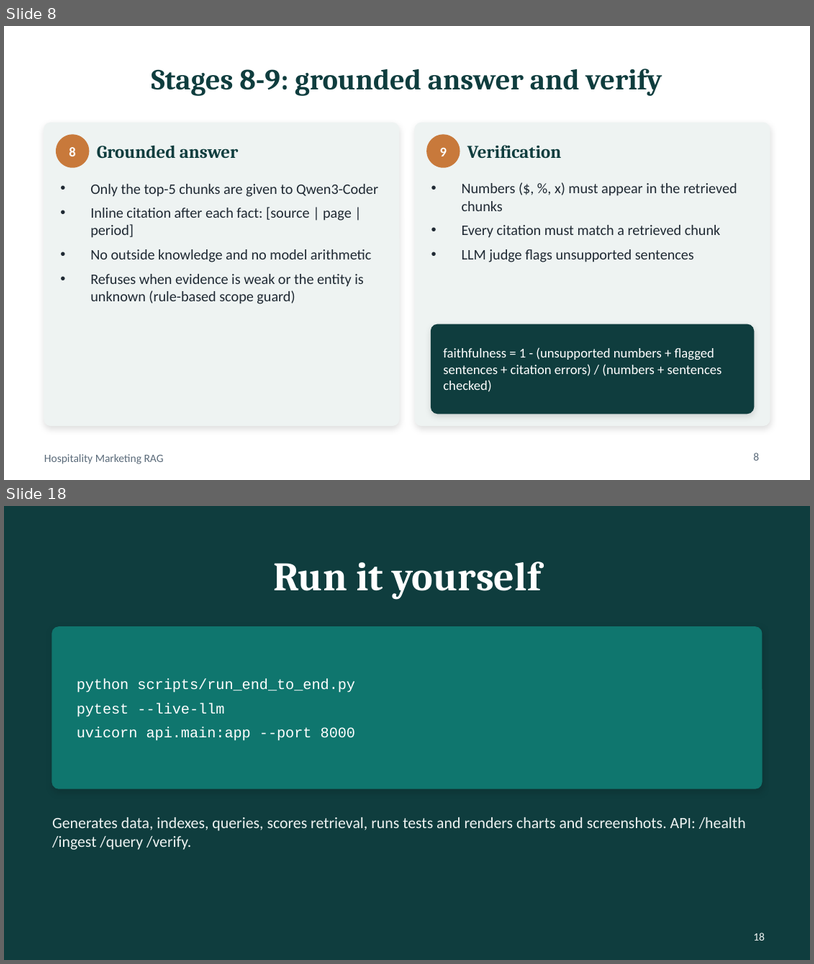
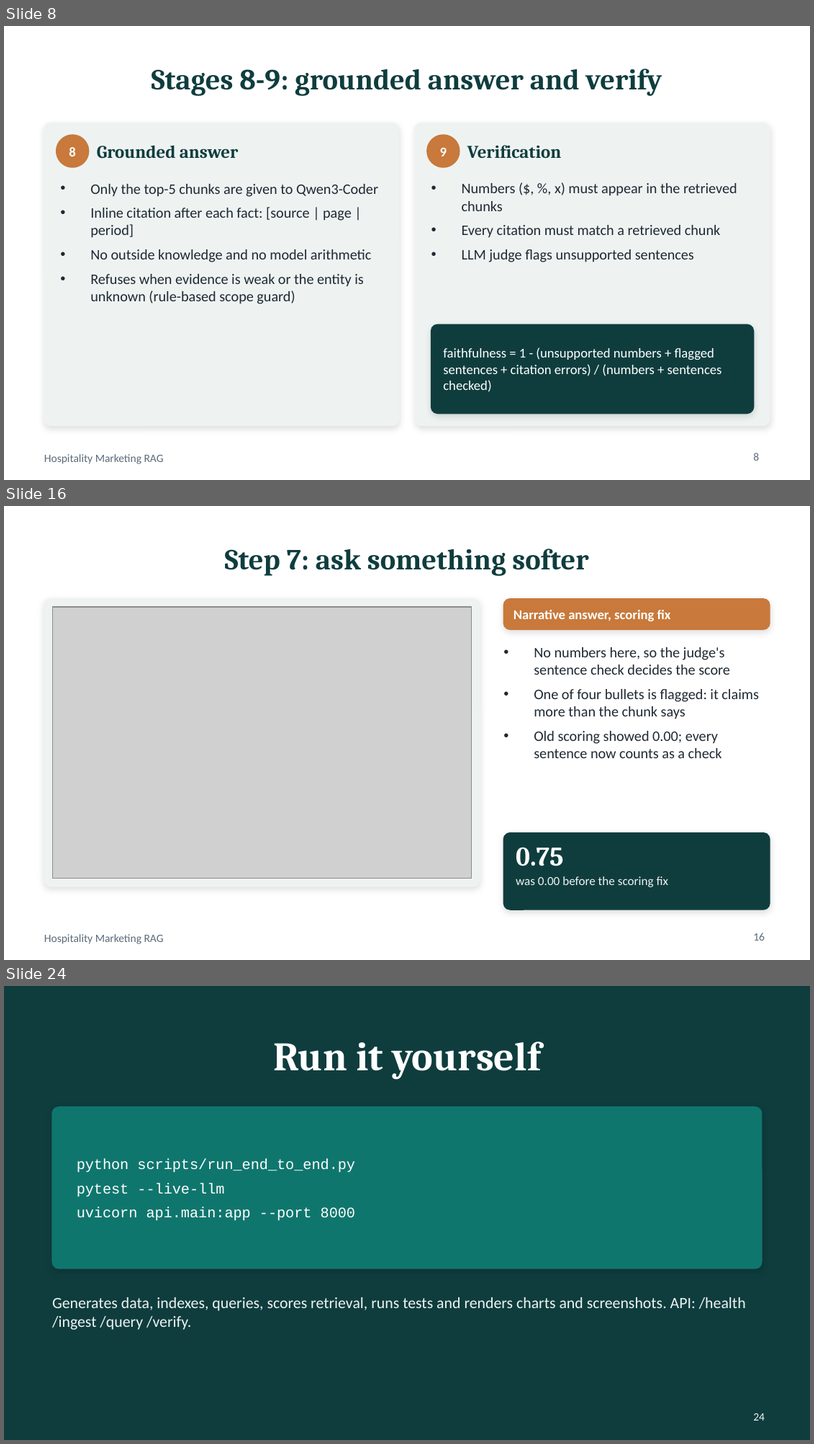
Before and after one commit to ramakrishnakandipati/RAG_Agent, a slide deck: hosiptality_marketing_rag/presentation/Hospitality_RAG_Presentation.pptx. Shown one above the other, each under a label of ours: slides 8 and 18 before the commit, slides 8, 16 and 24 after it; the slides between them are not shown. The pictures are 814x964 and 814x1444 pixels, drawn with LibreOffice and Linux fonts; fonts in the diff are those of the drawing; grey boxes stand for pictures. Boxes give left, top, right and bottom in pixels: in the first picture for what was removed or moved away, otherwise in the second. Text is boxed around its words. In the diff, an @@ line names an element or a change of style, - is before the commit and + after.

```diff
--- a/hosiptality_marketing_rag/presentation/Hospitality_RAG_Presentation.pptx
+++ b/hosiptality_marketing_rag/presentation/Hospitality_RAG_Presentation.pptx
@@ slide 16 added at [4,506,810,960], background #FFFFFF; not listed: 1 template element that a slide beside it also shows @@
@@ title added at [225,548,589,576], 26 pt, text #0F3D3E, bold @@
+Step 7: ask something softer
@@ rounded rectangle added at [44,599,480,886], fill #EEF3F2, outline #EEF3F2 1 pt @@
@@ picture added at [52,607,472,878] @@
@@ rounded rectangle added at [504,599,770,629], fill #C8793B, outline #C8793B 1 pt @@
@@ text added at [514,610,671,621], 12 pt, text #FFFFFF, bold @@
+Narrative answer, scoring fix
@@ text added at [534,647,759,758], 13 pt, text #1F2933 @@
+• No numbers here, so the judge's sentence check decides the score
+• One of four bullets is flagged: it claims more than the chunk says
+• Old scoring showed 0.00; every sentence now counts as a check
@@ rounded rectangle added at [504,833,770,909], fill #0F3D3E, outline #0F3D3E 1 pt @@
@@ text added at [516,847,563,866], 24 pt, text #FFFFFF, bold @@
+0.75
@@ text added at [516,876,669,887], 11 pt, text #EEF3F2 @@
+was 0.00 before the scoring fix
@@ page number added at [754,932,765,940], 10 pt, text #5B6B7A @@
+16
@@ what was slide 18 is now slide 24 @@
@@ page number at [754,1413,765,1420]: text changed @@
-18
+24
```
Also in this commit, not shown: 4 slides changed, 10 other slides added, 5 slides removed, 11 other files.
